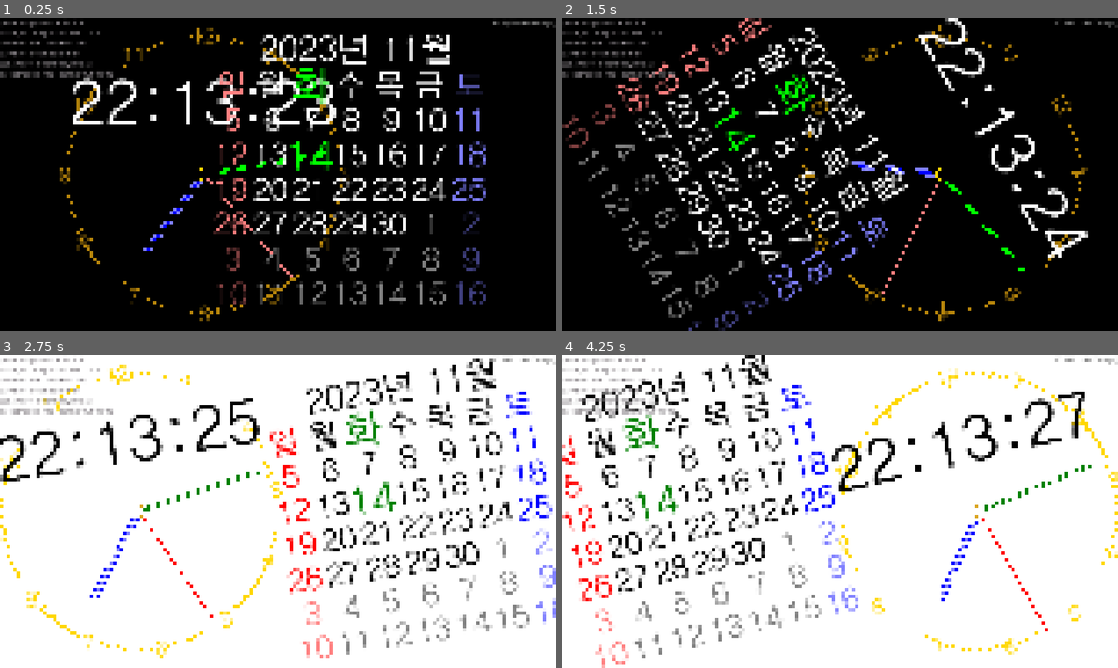
Above: before the commit, frames 1-4 (two rows, left to right).
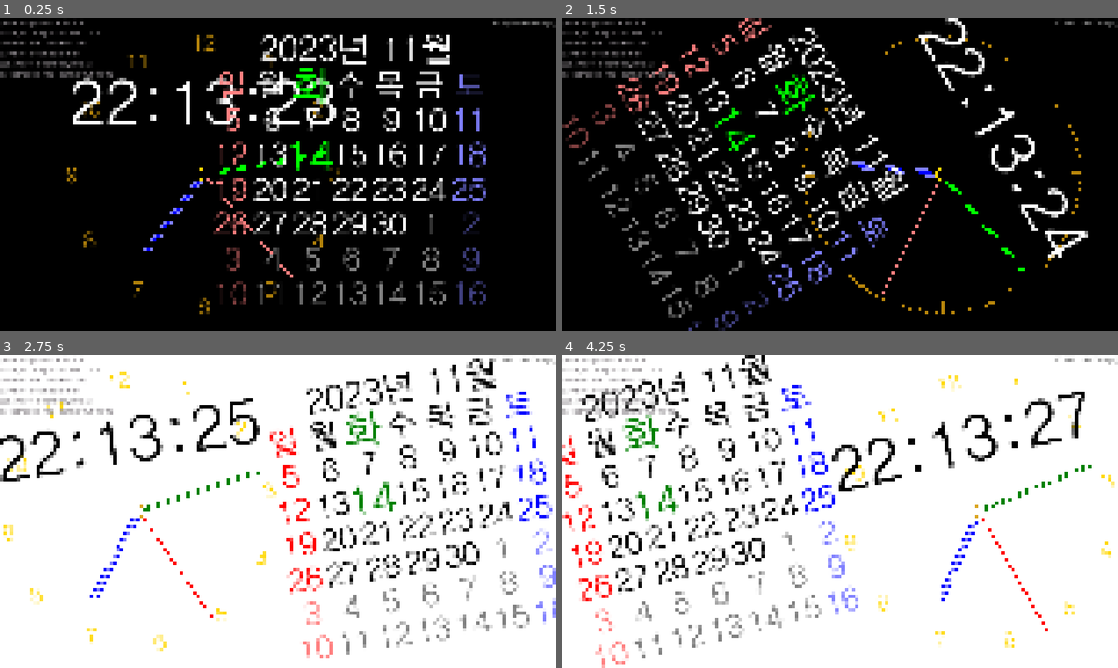
Above: after the commit, the same moments.

Repository: kasworld/gd4analogclockcal
Game: Godot game, scene res://main.tscn
The game is run twice, just before and just after one commit, with the same random seed, the same clock (stepped at 60 frames per second) and the same inputs.
Inputs (mouse positions are in pixels of both pictures, inside the frame that each line leads up to):
- Up to frame 1 (0.25 s): no input
- Up to frame 2 (1.5 s): tap Enter at 0.5, 0.6 s; move the mouse to (962, 158) at 0.52 s; click (962, 158) at 0.67 s; tap Space at 0.77 s; move the mouse to (728, 190) at 1.27 s; tap Z at 1.35 s; click (728, 190) at 1.42 s
- Up to frame 3 (2.75 s): tap Space at 1.52 s; move the mouse to (333, 442) at 2.02 s; tap Enter at 2.1 s; click (333, 442) at 2.17 s
- Up to frame 4 (4.25 s): move the mouse to (812, 574) at 2.77 s; tap Z at 2.85 s; click (812, 574) at 2.92 s; tap Space at 3.02, 3.77 s; move the mouse to (1006, 558) at 3.52 s; tap Enter at 3.6 s; click (1006, 558) at 3.67 s

The runs differ from the first frame. In frame 1, 1.4% of the frame differs, in the area x 10-63%, y 3-97%; in frame 2, 0.5%; in frame 3, 1.4%; in frame 4, 1.5%, in the area x 49-100%, y 4-96%.

Commit message:
show_num_or_bar

Diff:
--- a/analog_clock/analog_clock.gd
+++ b/analog_clock/analog_clock.gd
@@ -1,7 +1,7 @@
 extends Node2D
 
 var info_text :InfoText
-var clock_R :float
+var clock_radius :float
 var tz_shift :float
 
 # use for calc hand angle
@@ -9,7 +9,7 @@
 
 # default
 var hands_param := [
-	# hands type, color key,outline w :0 fill,  from, to , width : ratio of clock_R
+	# hands type, color key,outline w :0 fill,  from, to , width : ratio of clock_radius
 	[HandType.Hour, "hour1",8, 0.04,0.7, 0.04],
 	[HandType.Hour, "hour2",0, 0.04,0.68, 0.01],
 	[HandType.Minute, "minute",8, 0.04,0.9, 0.02],
@@ -37,6 +37,9 @@
 var outline_w :int
 var dial_num_type :NumberType
 var dial_num_colorkey :String
+
+## true show num
+var show_num_or_bar :bool
 
 func update_color() -> void:
 	queue_redraw()
@@ -50,13 +53,13 @@
 	dial_line_colorkey = "dial_line"
 	make_dial_bars()
 
-	dial_num_radius = r
+	dial_num_radius = r *0.95
 	font_size = r*0.15
 	outline_w = 0
 	dial_num_type = NumberType.Hour
 	dial_num_colorkey = "dial_num"
 
-	clock_R = r
+	clock_radius = r
 	tz_shift = tz_s
 
 	var co :Color = Global2d.colors.timelabel
@@ -99,9 +102,9 @@
 		var rad := calc_rad_for_hand(ms, v[0]) +PI
 		var co :Color = Global2d.colors[v[1]]
 		var outline :float = v[2]
-		var p1 := Vector2(0, v[3]*clock_R)
-		var p2 := Vector2(0, v[4]*clock_R)
-		var w :float = v[5]*clock_R
+		var p1 := Vector2(0, v[3]*clock_radius)
+		var p2 := Vector2(0, v[4]*clock_radius)
+		var w :float = v[5]*clock_radius
 		draw_set_transform(Vector2(0,0), rad)
 		var rt := Rect2(p1-Vector2(w/2,0), p2-p1 + Vector2(w,0))
 		if outline == 0:
@@ -112,22 +115,22 @@
 
 	for v in center_param:
 		var co :Color = Global2d.colors[v[0]]
-		var r :float = clock_R * v[1]
+		var r :float = clock_radius * v[1]
 		var outline :float = v[2]
 		if outline == 0:
 			draw_circle(Vector2(0,0), r, co)
 		else:
 			draw_arc(Vector2(0,0), r, 0, 2*PI, r as int, co, outline)
 
-	# draw dial line
-	var w := dial_line_thick
-	if w < 1 :
-		w = -1
-	draw_multiline(dial_bars,Global2d.colors[dial_line_colorkey], w)
-
-	# draw dial num
-	draw_num( )
-
+	if show_num_or_bar:
+		# draw dial num
+		draw_num()
+	else:
+		# draw dial line
+		var w := dial_line_thick
+		if w < 1 :
+			w = -1
+		draw_multiline(dial_bars,Global2d.colors[dial_line_colorkey], w)
 
 func calc_rad_for_hand(ms :float, hd :HandType)->float:
 	var second := ms - int(ms/60)*60
--- a/main.gd
+++ b/main.gd
@@ -75,6 +75,7 @@
 	if old_sec != time_now_dict["second"]:
 		old_sec = time_now_dict["second"]
 		$AnalogClock.update_label_time(time_now_dict)
+		$AnalogClock.show_num_or_bar = not $AnalogClock.show_num_or_bar
 	if old_minute != time_now_dict["minute"]:
 		old_minute = time_now_dict["minute"]
 		start_move_animation()
